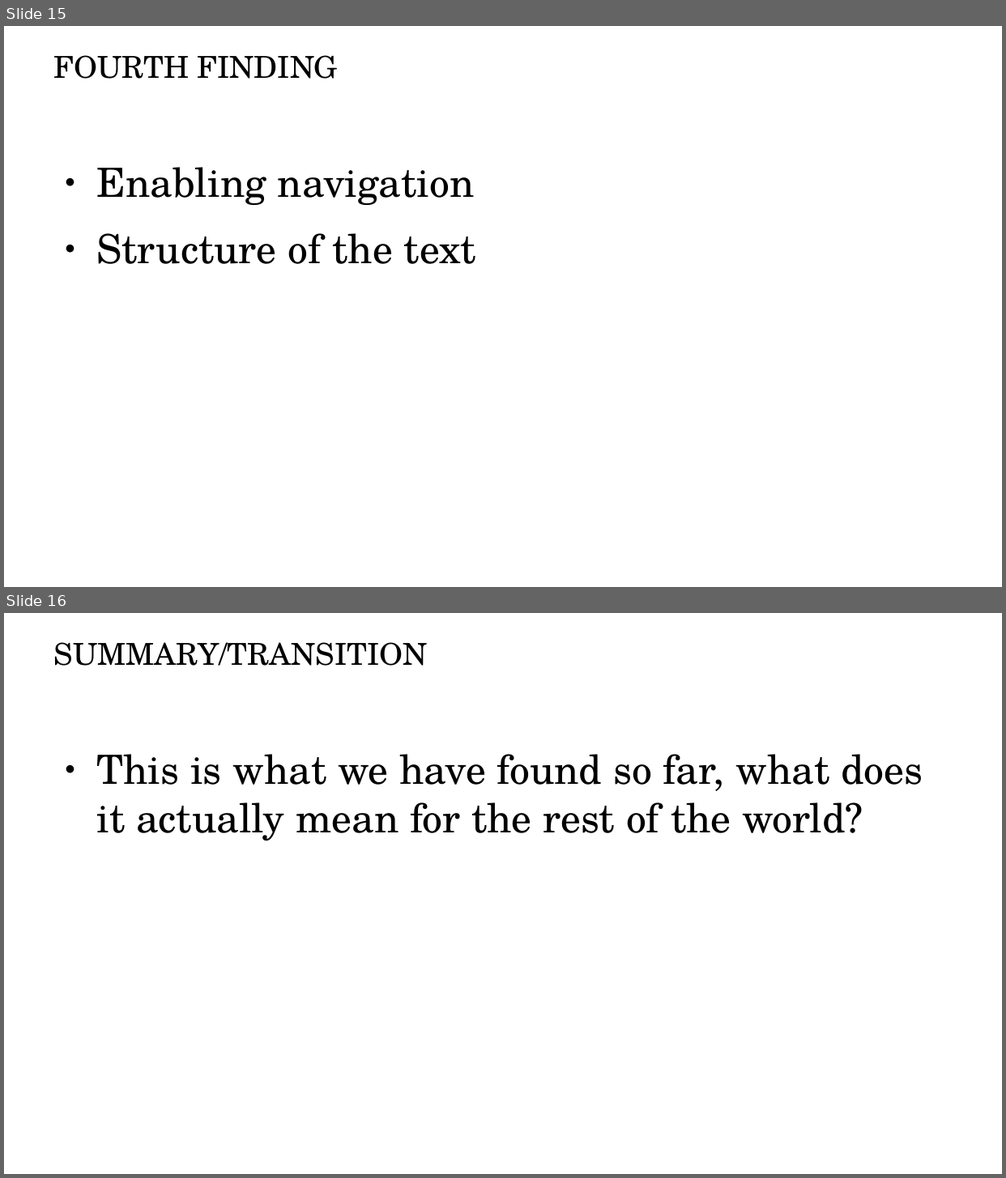
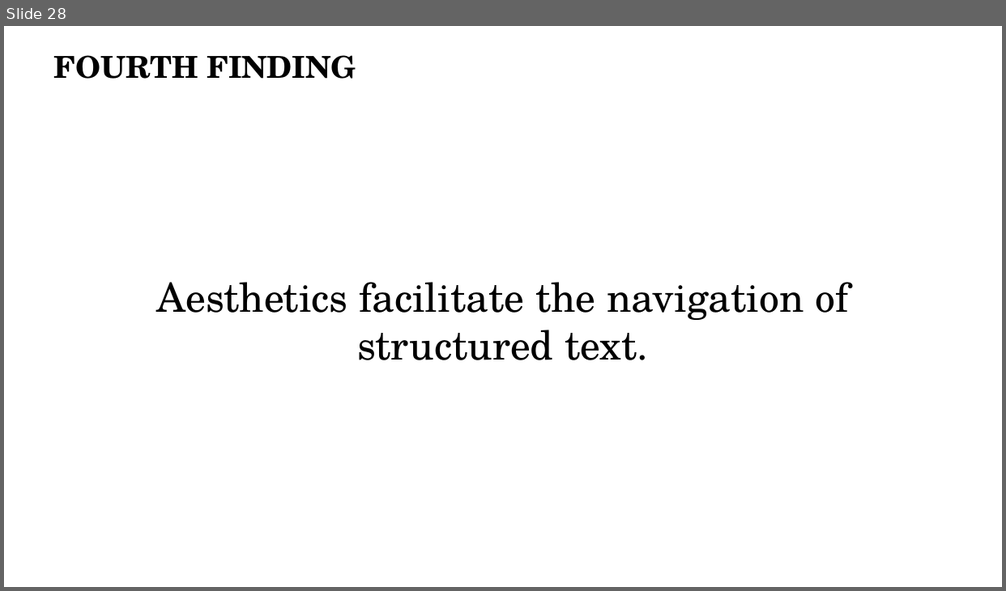
Before and after one commit to periode/thesis, a slide deck: jury/soutenance/Soutenance.odp. Shown one above the other, each under a label of ours: slides 15 and 16 before the commit, slide 28 after it. The pictures are 1006x1178 and 1006x591 pixels, drawn with LibreOffice and Linux fonts; fonts in the diff are those of the drawing. Boxes give left, top, right and bottom in pixels: in the first picture for what was removed or moved away, otherwise in the second. Text is boxed around its words. In the diff, an @@ line names an element or a change of style, - is before the commit and + after.

```diff
--- a/jury/soutenance/Soutenance.odp
+++ b/jury/soutenance/Soutenance.odp
@@ slide 16 removed at (4, 613, 1002, 1174), background #FFFFFF @@
@@ title removed at (54, 642, 428, 666) @@
-SUMMARY/TRANSITION
@@ text removed at (96, 754, 923, 841) @@
-● This is what we have found so far, what does it actually mean for the rest of the world?
@@ what was slide 15 is now slide 28 @@
@@ slide 28 changed as well @@
@@ title "FOURTH FINDING" at (54, 55, 356, 79): bold on @@
@@ text "Aesthetics facilitate the navigation of ..." at (157, 282, 848, 361): vertical alignment top to middle @@
@@ text at (157, 282, 848, 361): text changed @@
-● Enabling navigation
-● Structure of the text
+Aesthetics facilitate the navigation of structured text.
```
Also in this commit, not shown: 11 other slides changed, 24 slides added, 11 other slides removed, 7 other files.
